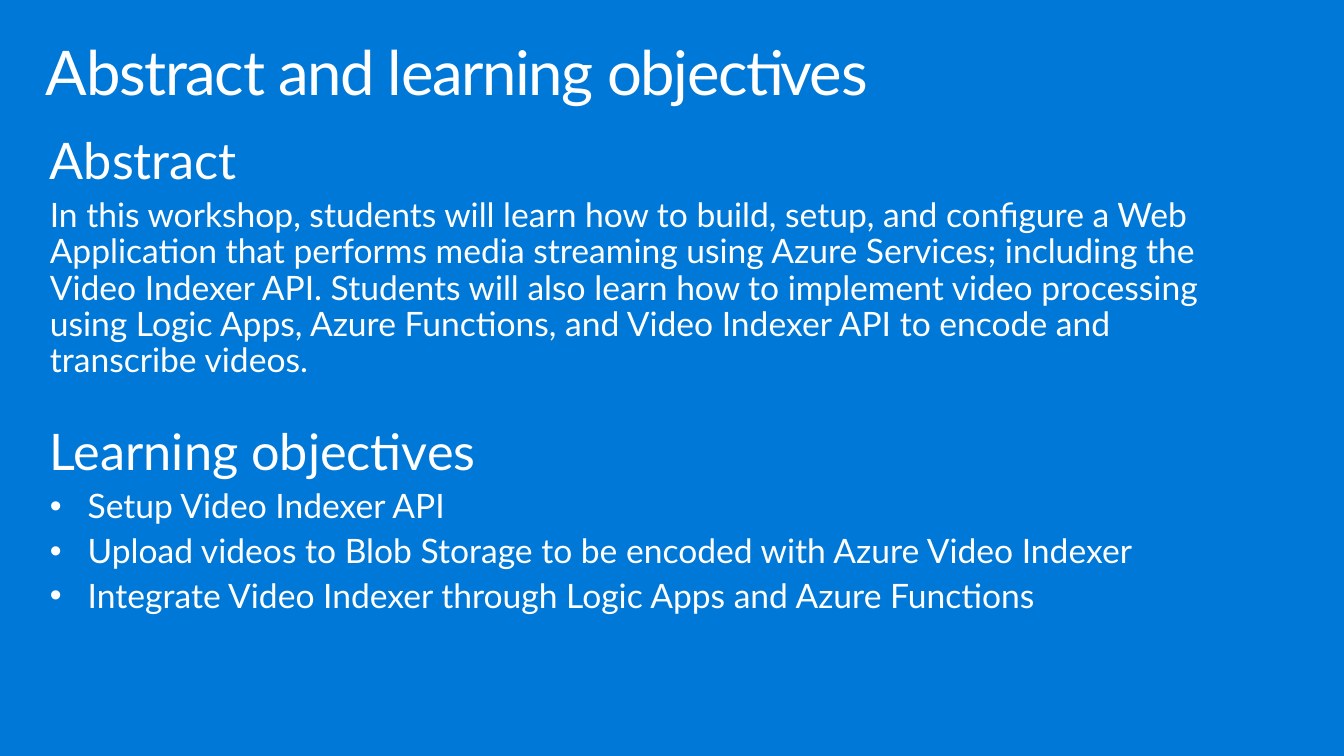
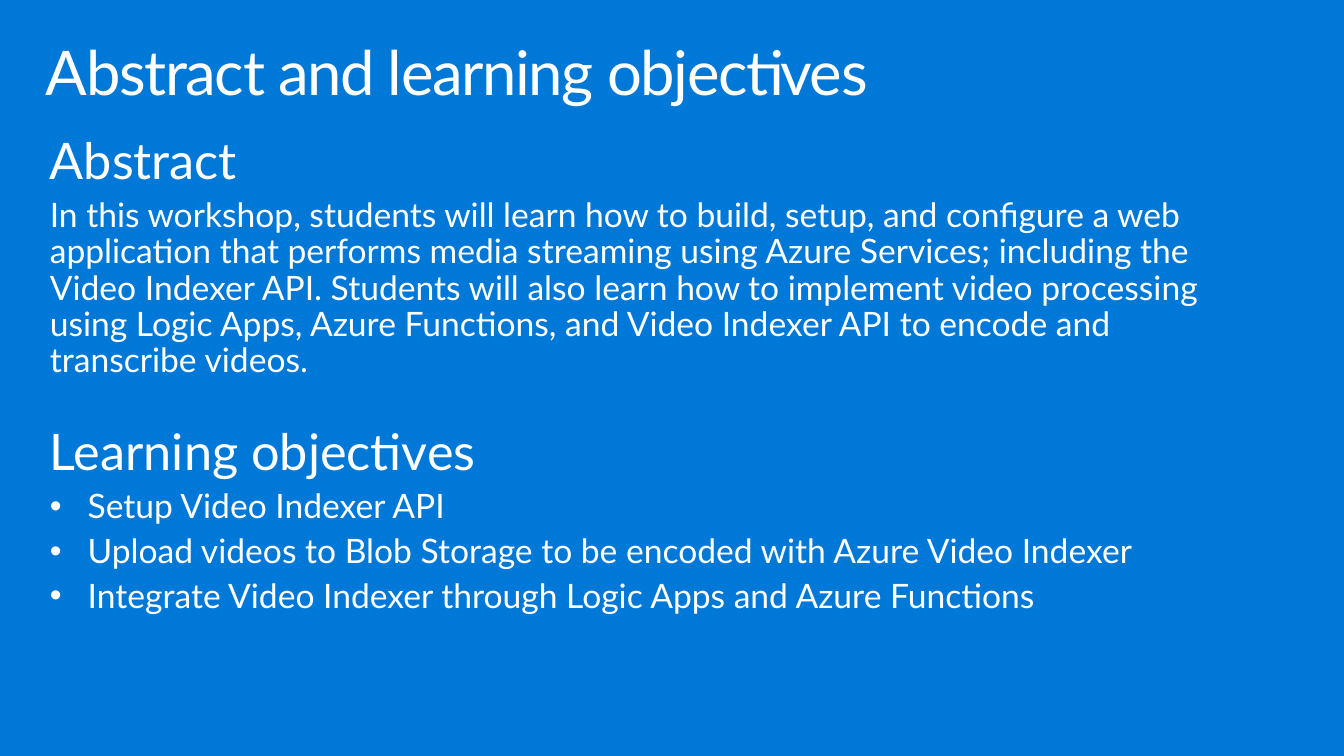
Before and after one commit to tebe372/MCW-Media-AI, a slide deck: slide 2 of WDS/Whiteboard design session trainer presentation - Media AI.pptx. Drawn at 1344x756 pixels with LibreOffice and Linux fonts; fonts in the diff are those of the drawing. Boxes give left, top, right and bottom in pixels: in the first picture for what was removed or moved away, otherwise in the second. Text is boxed around its words. In the diff, an @@ line names an element or a change of style, - is before the commit and + after.

Commit message:
first round of edits for Media AI. Second round to follow.

```diff
--- a/WDS/Whiteboard design session trainer presentation - Media AI.pptx
+++ b/WDS/Whiteboard design session trainer presentation - Media AI.pptx
@@ text at [50,202,1197,373]: text changed @@
-In this workshop, students will learn how to build, setup, and configure a Web Application that performs media streaming using Azure Services; including the Video Indexer API. Students will also learn how to implement video processing using Logic Apps, Azure Functions, and Video Indexer API to encode and transcribe videos.
+In this workshop, students will learn how to build, setup, and configure a web application that performs media streaming using Azure Services; including the Video Indexer API. Students will also learn how to implement video processing using Logic Apps, Azure Functions, and Video Indexer API to encode and transcribe videos.
```
Also in this commit, not shown: 15 other slides changed, 2 other files.
